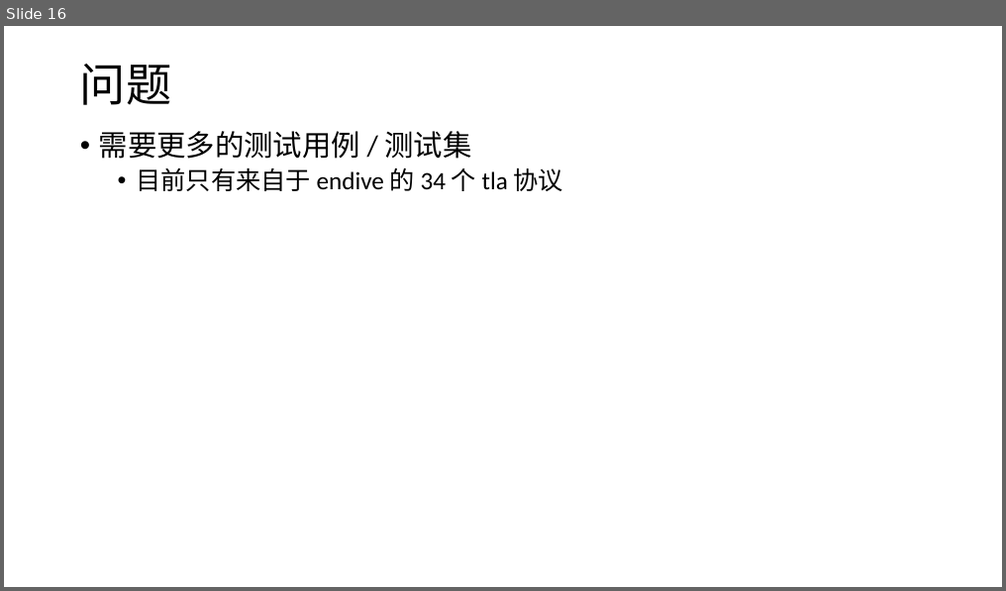
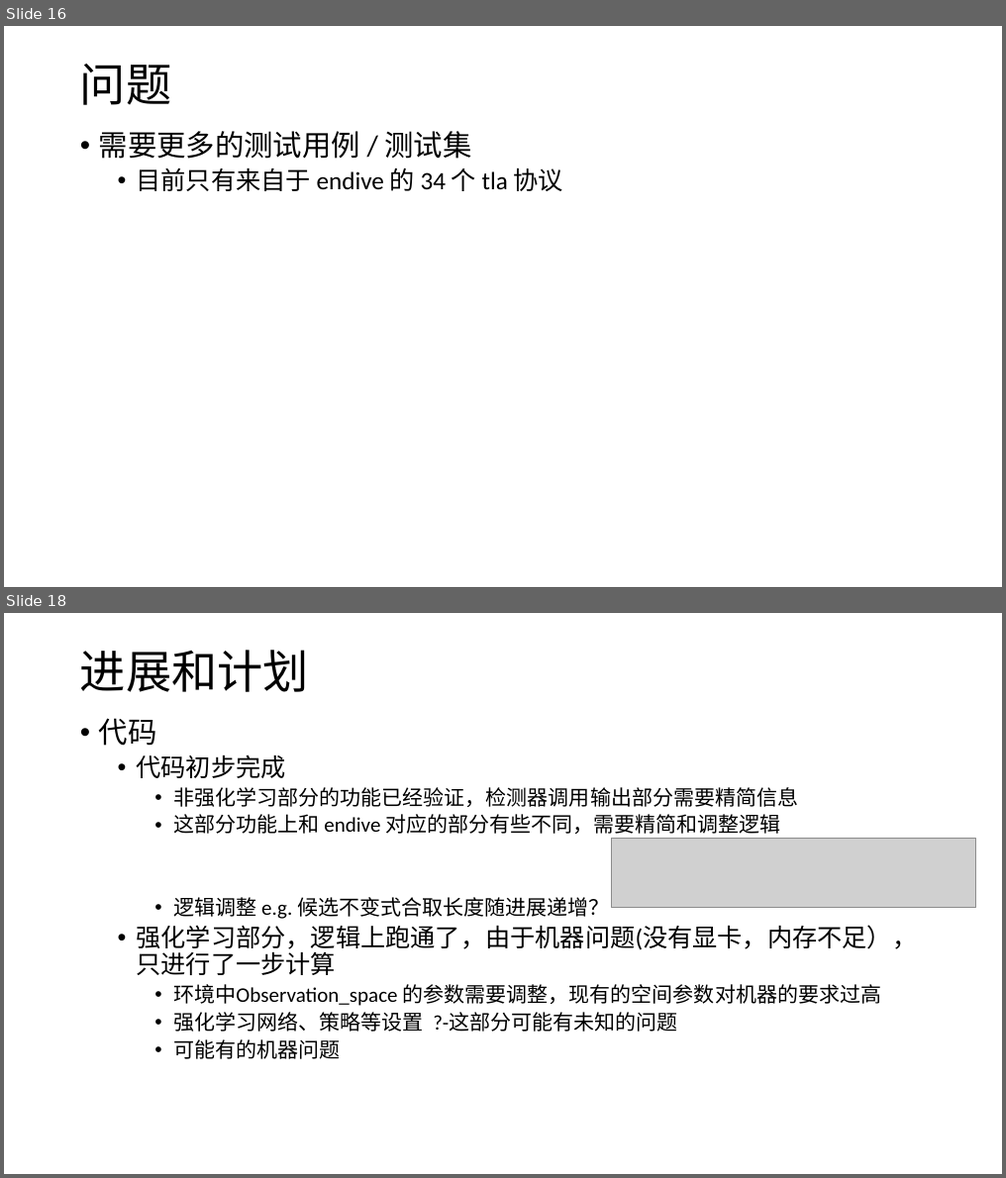
Before and after one commit to ZhangJihua0327/bachelor-thesis, a slide deck: ZhangJihua-weekly-report.pptx. Shown one above the other, each under a label of ours: slide 16 before the commit, slides 16 and 18 after it; the slides between them are not shown. The pictures are 1006x591 and 1006x1178 pixels, drawn with LibreOffice and Linux fonts; fonts in the diff are those of the drawing; grey boxes stand for pictures. Boxes give left, top, right and bottom in pixels: in the first picture for what was removed or moved away, otherwise in the second. Text is boxed around its words. In the diff, an @@ line names an element or a change of style, - is before the commit and + after.

```diff
--- a/ZhangJihua-weekly-report.pptx
+++ b/ZhangJihua-weekly-report.pptx
@@ slide 18 added at (x1=4, y1=613, x2=1002, y2=1174), background #FFFFFF @@
@@ title added at (x1=80, y1=650, x2=309, y2=692), 44 pt, text #000000 @@
+进展和计划
@@ text added at (x1=99, y1=718, x2=918, y2=1059), 20 pt, text #000000 @@
+• 代码
+  • 代码初步完成
+    • 非强化学习部分的功能已经验证，检测器调用输出部分需要精简信息
+    • 这部分功能上和 endive 对应的部分有些不同，需要精简和调整逻辑
+    • 逻辑调整 e.g. 候选不变式合取长度随进展递增？
+  • 强化学习部分，逻辑上跑通了，由于机器问题(没有显卡，内存不足），只进行了一步计算
+    • 环境中Observation_space 的参数需要调整，现有的空间参数对机器的要求过高
+    • 强化学习网络、策略等设置 ?-这部分可能有未知的问题
+    • 可能有的机器问题
@@ picture added at (x1=612, y1=839, x2=976, y2=907) @@
```
Also in this commit, not shown: 1 slide changed, 1 other slide added, 3 slides removed.
